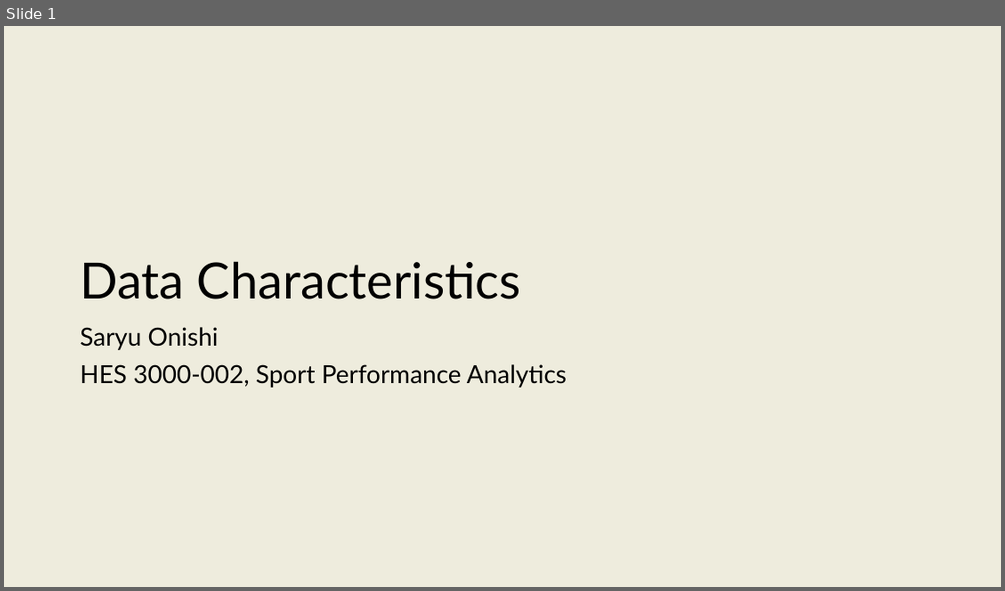
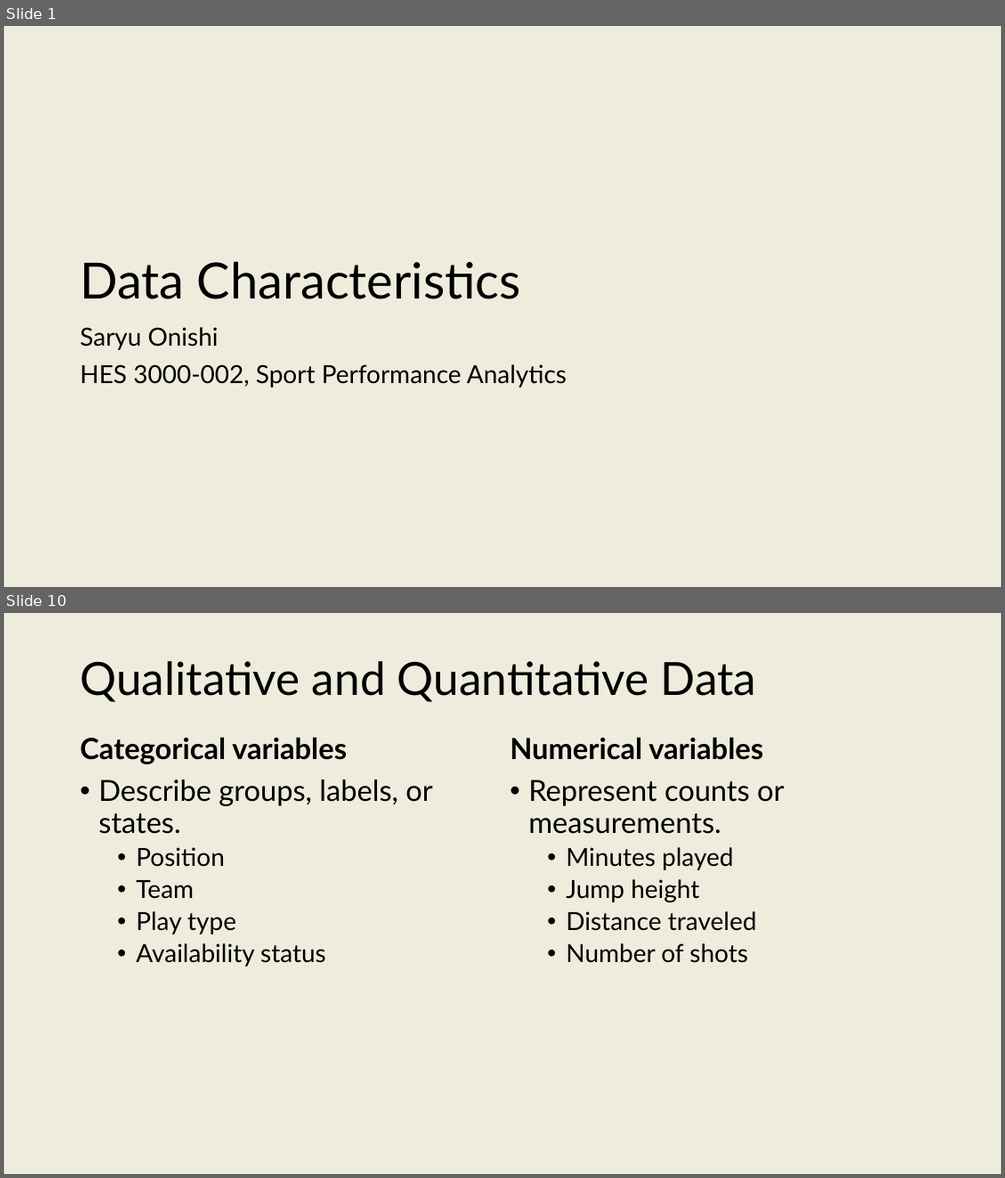
Before and after one commit to onishisaryu/HES-3000-Sports-Data-Analytics, a slide deck: pptx/Lecture6.pptx. Shown one above the other, each under a label of ours: slide 1 before the commit, slides 1 and 10 after it; the slides between them are not shown. The pictures are 1005x591 and 1005x1178 pixels, drawn with LibreOffice and Linux fonts; fonts in the diff are those of the drawing. Boxes give left, top, right and bottom in pixels: in the first picture for what was removed or moved away, otherwise in the second. Text is boxed around its words. In the diff, an @@ line names an element or a change of style, - is before the commit and + after.

```diff
--- a/pptx/Lecture6.pptx
+++ b/pptx/Lecture6.pptx
@@ slide 10 added at (4, 613, 1001, 1174), background #EEECDD @@
@@ title added at (80, 661, 756, 702), 44 pt, text #000000 @@
+Qualitative and Quantitative Data
@@ text added at (80, 737, 432, 966), 28 pt, text #000000 @@
+Categorical variables
+• Describe groups, labels, or states.
+  • Position
+  • Team
+  • Play type
+  • Availability status
@@ text added at (510, 737, 784, 963), 24 pt, text #000000 @@
+Numerical variables
+• Represent counts or measurements.
+  • Minutes played
+  • Jump height
+  • Distance traveled
+  • Number of shots
```
Also in this commit, not shown: 1 slide changed, 28 other slides added, 3 other files.
